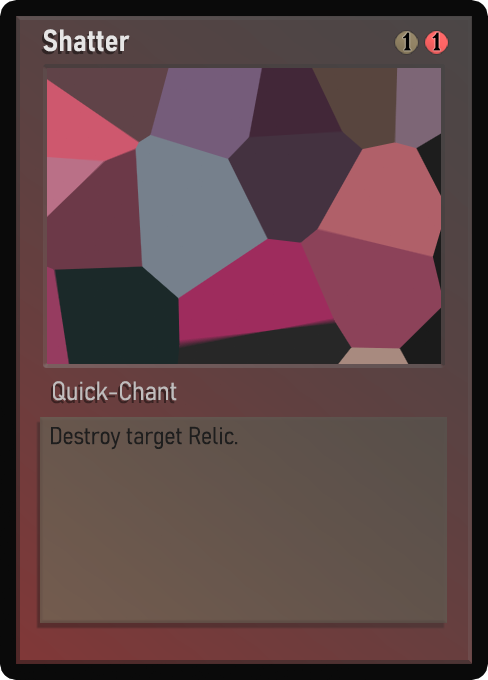
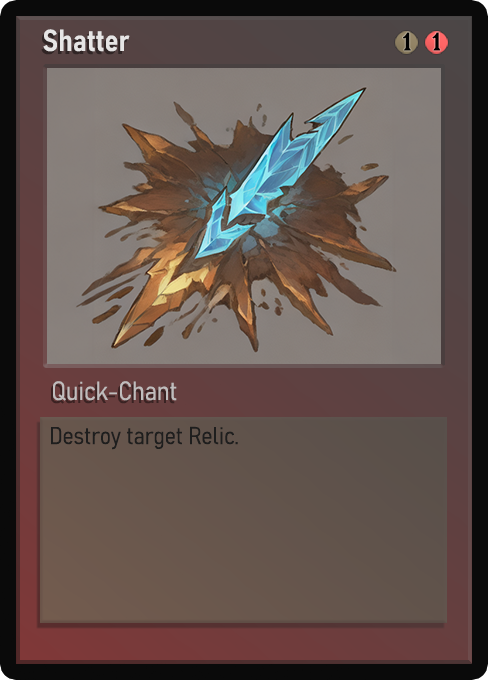
Layers edited between the first and the second 488 x 680 image:
painted on "Name" over [44, 29, 127, 51]
painted on "Class" over [55, 383, 156, 401]
painted on "Desc_norm" over [59, 426, 238, 450]
painted on "Artwork" over [47, 68, 441, 364]
